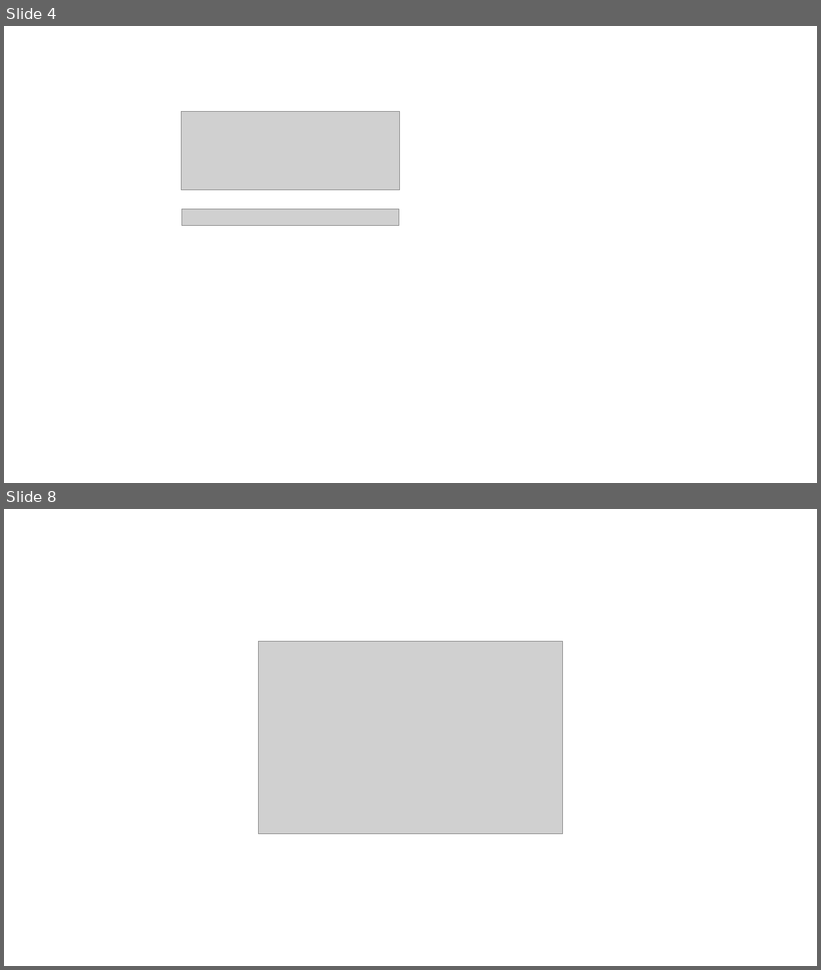
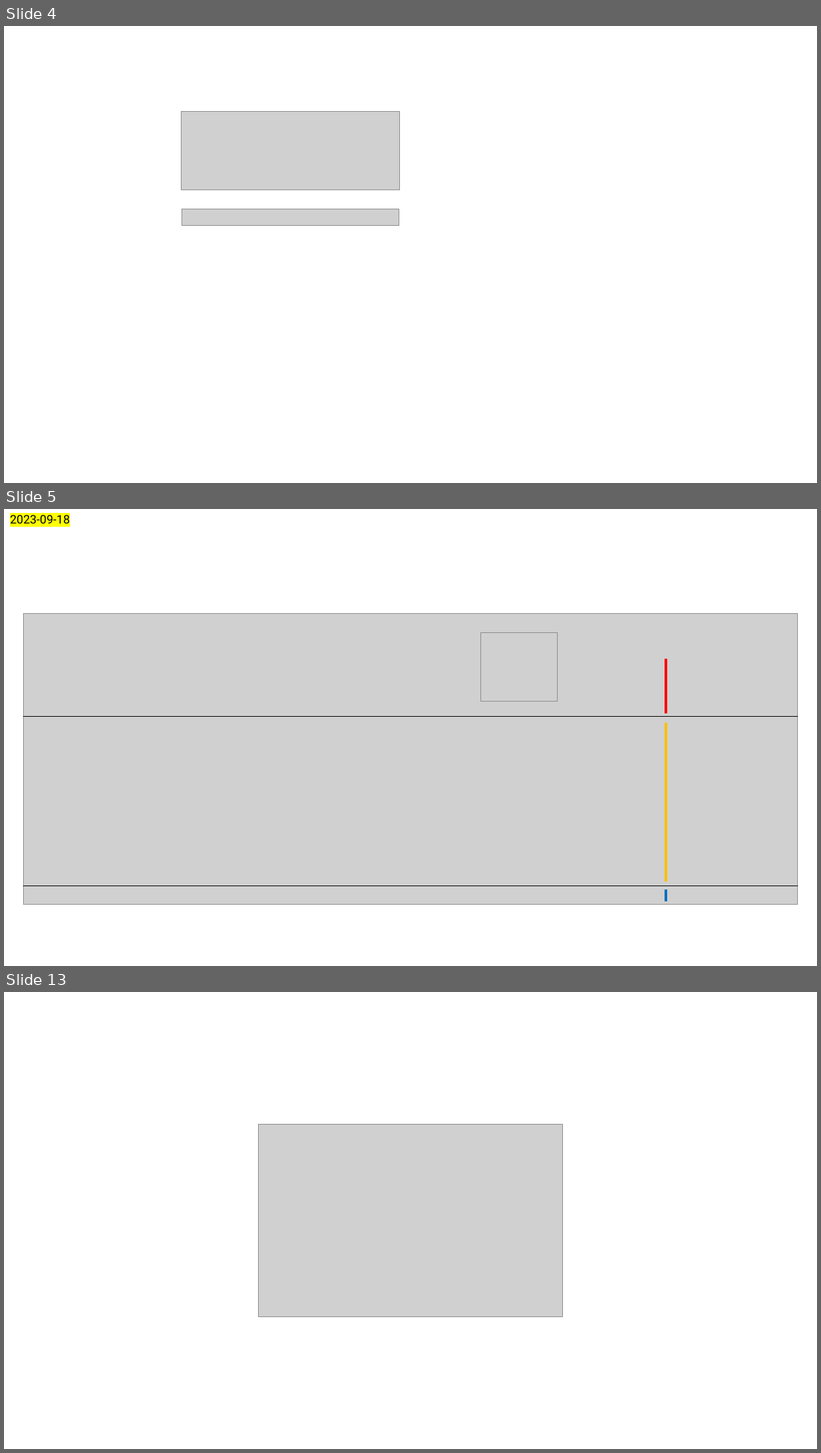
Before and after one commit to keun-hong/keun-hong.github.io, a slide deck: images/00_post_prep/ppt_230907.pptx. Shown one above the other, each under a label of ours: slides 4 and 8 before the commit, slides 4, 5 and 13 after it; the slides between them are not shown. The pictures are 821x970 and 821x1453 pixels, drawn with LibreOffice and Linux fonts; fonts in the diff are those of the drawing; grey boxes stand for pictures. Boxes give left, top, right and bottom in pixels: in the first picture for what was removed or moved away, otherwise in the second. Text is boxed around its words. In the diff, an @@ line names an element or a change of style, - is before the commit and + after.

```diff
--- a/images/00_post_prep/ppt_230907.pptx
+++ b/images/00_post_prep/ppt_230907.pptx
@@ slide 5 added at (4,509,817,966), background #FFFFFF @@
@@ text added at (10,515,70,527), 14 pt, text #000000 @@
+2023-09-18
@@ picture added at (24,614,798,905) @@
@@ picture added at (481,633,557,701) @@
@@ line added from (667, 658) to (667, 714), #FF0000 3 pt @@
@@ line added from (798, 716) to (24, 716), #000000 1 pt @@
@@ line added from (667, 722) to (667, 883), #FFC000 3 pt @@
@@ line added from (798, 886) to (24, 886), #000000 1 pt @@
@@ line added from (667, 890) to (667, 902), #0070C0 3 pt @@
@@ what was slide 8 is now slide 13 @@
```
Also in this commit, not shown: 1 slide changed, 6 other slides added, 2 slides removed, 16 other files.
